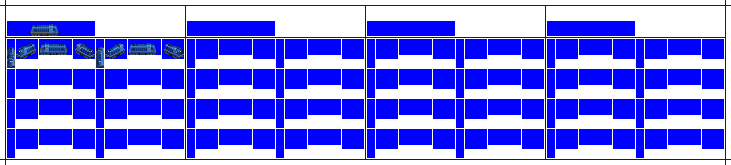
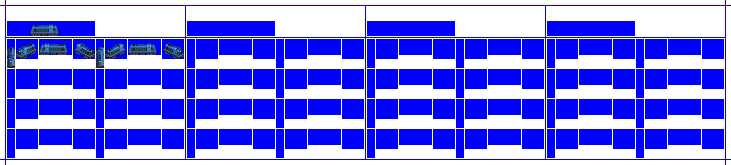
Comparing the layer stacks of the two w=731, h=165 images. Changes:
added layer "BLACK copy" above "BLACK" over left=7, top=25, right=184, bottom=68
hid "CC1" over left=7, top=25, right=184, bottom=68